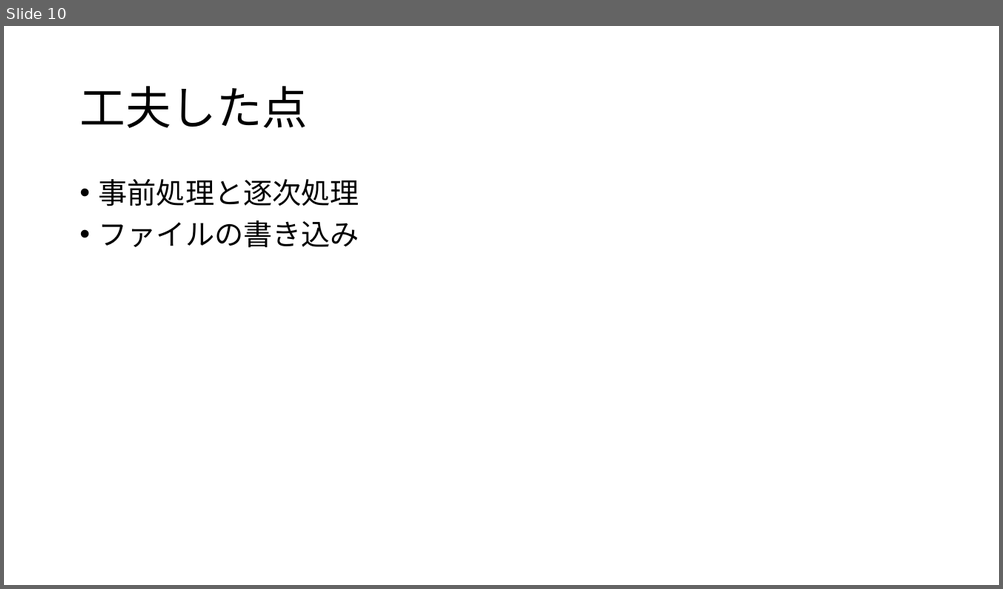
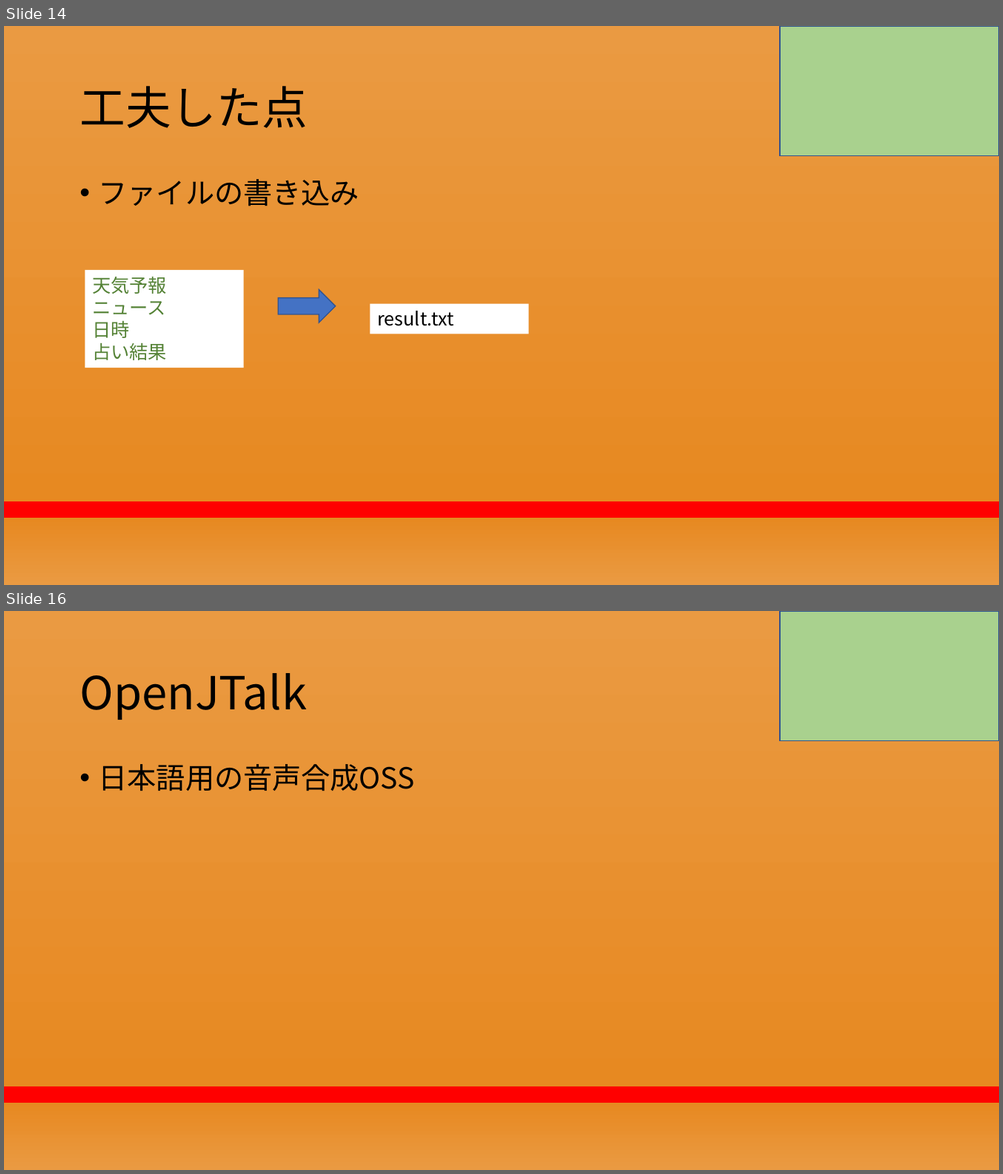
Before and after one commit to RikiishiSuzunosuke/AIspeaker_yosie, a slide deck: presentation/第二回プレゼン_アウトライン.pptx. Shown one above the other, each under a label of ours: slide 10 before the commit, slides 14 and 16 after it; the slides between them are not shown. The pictures are 1003x589 and 1003x1174 pixels, drawn with LibreOffice and Linux fonts; fonts in the diff are those of the drawing. Boxes give left, top, right and bottom in pixels: in the first picture for what was removed or moved away, otherwise in the second. Text is boxed around its words. In the diff, an @@ line names an element or a change of style, - is before the commit and + after.

```diff
--- a/presentation/第二回プレゼン_アウトライン.pptx
+++ b/presentation/第二回プレゼン_アウトライン.pptx
@@ slide 16 added at (4, 611, 999, 1170), background gradient #EA9A42 to #E78921 to #FF0000 @@
@@ rectangle added at (780, 611, 999, 741), fill #A9D18E, outline #325491 1 pt @@
@@ title added at (79, 673, 307, 720), 44 pt, text #000000 @@
+OpenJTalk
@@ text added at (99, 764, 415, 791), 28 pt, text #000000 @@
+• 日本語用の音声合成OSS
@@ what was slide 10 is now slide 14 @@
@@ slide 14 changed as well @@
@@ background #FFFFFF to gradient #EA9A42 to #E78921 to #FF0000 @@
@@ rectangle added at (780, 26, 999, 156), fill #A9D18E, outline #325491 1 pt @@
@@ text at (99, 179, 359, 207): paragraph removed @@
-• 事前処理と逐次処理
@@ rectangle added at (85, 270, 244, 368), fill #FFFFFF, 18 pt, text #548235 @@
+天気予報
+ニュース
+日時
+占い結果
@@ right arrow added at (278, 290, 336, 323), fill #4472C4, outline #325491 1 pt @@
@@ rectangle added at (370, 304, 529, 334), fill #FFFFFF, 18 pt, text #000000 @@
+result.txt
```
Also in this commit, not shown: 7 other slides changed, 11 other slides added, 6 slides removed, 33 other files.
